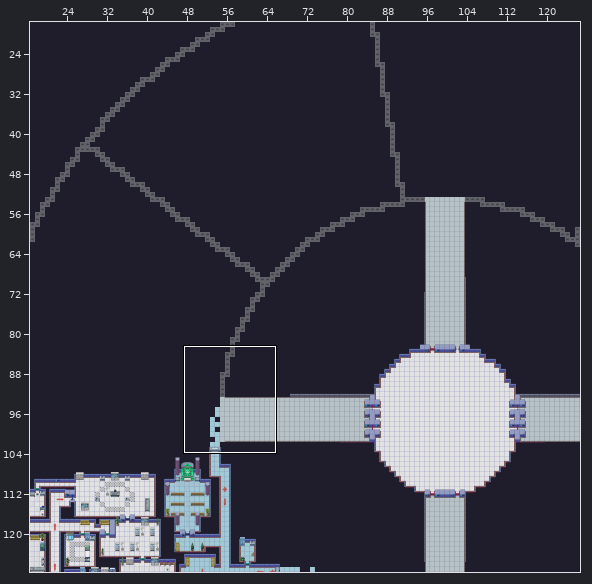
Level history. Tiled map: gamedata/map/new_map.tmx. The picture above shows the old version from afar; the outline marks the close-up.
Close-up. First the earlier version:
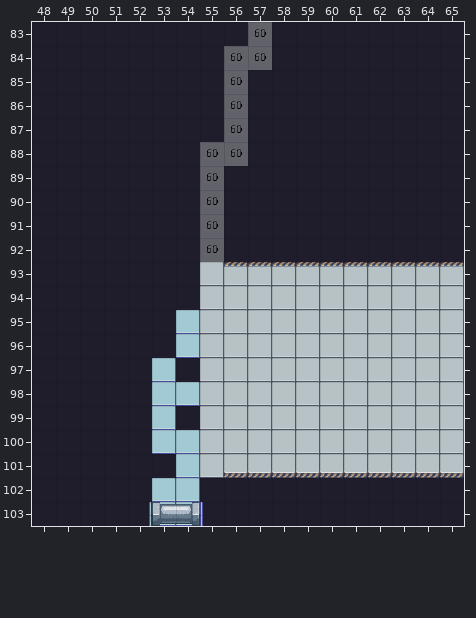
Cells are 32x32 px. Shown: x 48..65, y 83..103. The commit also changed other parts of the map, which this record leaves out.
And afterwards:
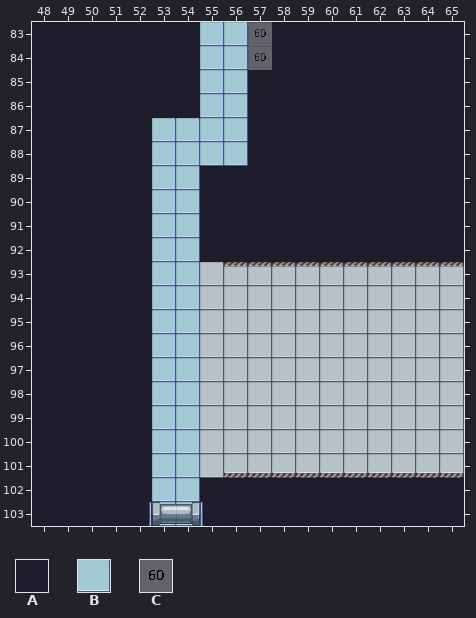
Key: from "TILES": A 2, B 61; from "numbers": C 59.
_ is an empty cell.
From old to new:
Layer "floor (это пол, по которому мы":
The edit turns tile C into tile A in rows 89 to 92 at x 55.
The edit turns tile A into tile B in row 83 at x 55 to 56; in rows 84 to 86 at x 55; in row 87 at x 53 to 55; in rows 88 to 94 at x 53 to 54; in rows 95 to 96 at x 53; in row 97 at x 54.
The edit turns tile A into tile B in row 99 at x 54; in row 101 at x 53.
The edit turns tile C into tile B in rows 84 to 87 at x 56; in row 88 at x 55 to 56.
Changed places in both close-ups, as pixel boxes (x1, y1, x2, y2):
changed: (152, 22, 248, 382)
changed: (176, 406, 200, 430)
changed: (152, 454, 176, 478)
